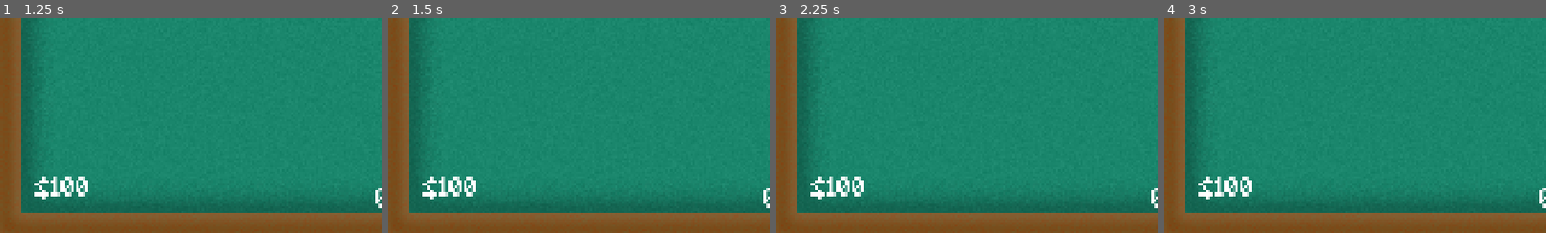
Above: before the commit, frames 1-4 (left to right).
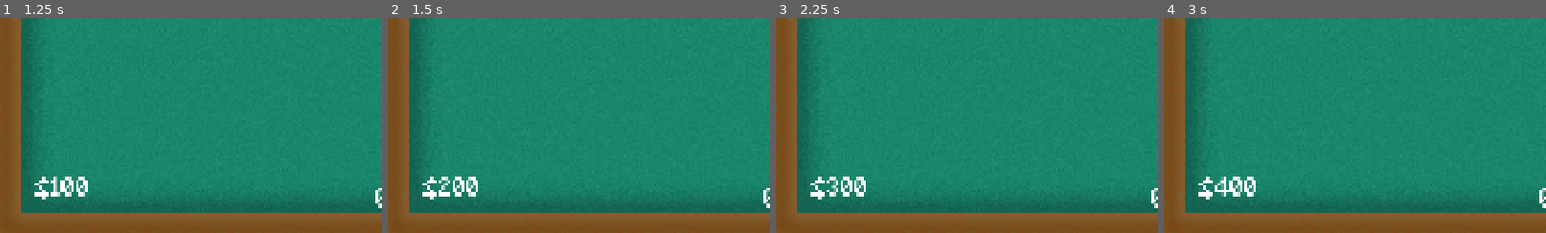
Above: after the commit, the same moments.

Repository: 7itanium/Simple-Blackjack
Game: Godot game, scene res://Scenes/table.tscn
Same seed, same stepped clock (60 frames per second), same inputs: the game is played once before the commit and once after it.
Inputs (mouse positions are % of the whole screen's width and height, from its top left):
- Up to frame 1 (1.25 s): tap Enter (Stand) at 0.5, 0.8 s; move the mouse to (72, 45) at 0.52 s; tap Space (Hit) at 0.6 s; click (72, 45) at 0.67 s
- Up to frame 2 (1.5 s): tap Escape (Reset) at 1.25 s; move the mouse to (30, 55) at 1.27 s; tap Enter (Stand) at 1.35 s; click (30, 55) at 1.42 s
- Up to frame 3 (2.25 s): tap Space (Hit) at 1.55, 2.1 s; tap Escape (Reset) at 2 s; move the mouse to (60, 28) at 2.02 s; click (60, 28) at 2.17 s
- Up to frame 4 (3 s): tap Enter (Stand) at 2.3, 2.85 s; tap Escape (Reset) at 2.75 s; move the mouse to (45, 70) at 2.77 s; click (45, 70) at 2.92 s
The pictures show only the part of the screen within x 0-50%, y 50-100%; the shares and areas given below are measured in that part.

Frame 1 is identical in both runs. In frame 2, 0.7% of the frame differs, in the area x 13-24%, y 73-84%; in frame 3, 0.7%; in frame 4, 0.8%.

Commit message:
Added hit/stand buttons

Diff:
--- a/Scenes/table.tscn
+++ b/Scenes/table.tscn
@@ -7,6 +7,7 @@
 [ext_resource type="AudioStream" uid="uid://d3o5077usji22" path="res://Sounds/SFX/card.mp3" id="5_bmd77"]
 [ext_resource type="Texture2D" uid="uid://dgo7d5h4t08ee" path="res://Sprites/Chips/Stack.png" id="6_o4lkm"]
 [ext_resource type="FontFile" uid="uid://djmf3x3u2lnfm" path="res://Fonts/Minecraft.ttf" id="6_usajj"]
+[ext_resource type="Script" uid="uid://u36by3ri1sje" path="res://Scripts/stand_hit.gd" id="6_x0duj"]
 [ext_resource type="AudioStream" uid="uid://bxlbmcvnx0g6k" path="res://Sounds/SFX/bridge.mp3" id="8_j277j"]
 [ext_resource type="Texture2D" uid="uid://dv0l6wryxbu52" path="res://Sprites/Chips/stand.png" id="9_4ntqo"]
 [ext_resource type="Texture2D" uid="uid://b610mdgwmf4xx" path="res://Sprites/Chips/Hit.png" id="10_x0duj"]
@@ -41,6 +42,20 @@
 
 [node name="ChipPileSound" type="AudioStreamPlayer2D" parent="Game Manager"]
 stream = ExtResource("4_4ntqo")
+
+[node name="Stand" type="Sprite2D" parent="Game Manager"]
+visible = false
+position = Vector2(675, 300)
+scale = Vector2(3, 3)
+texture = ExtResource("9_4ntqo")
+script = ExtResource("6_x0duj")
+
+[node name="Hit" type="Sprite2D" parent="Game Manager"]
+visible = false
+position = Vector2(575, 300)
+scale = Vector2(3, 3)
+texture = ExtResource("10_x0duj")
+script = ExtResource("6_x0duj")
 
 [node name="Table" type="Node" parent="."]
 
@@ -85,6 +100,7 @@
 theme_override_font_sizes/font_size = 63
 text = "$"
 horizontal_alignment = 1
+metadata/_edit_use_anchors_ = true
 
 [node name="dealerHandVal" type="Label" parent="Table"]
 anchors_preset = -1
@@ -98,8 +114,9 @@
 offset_bottom = -603.48
 theme_override_fonts/font = ExtResource("6_usajj")
 theme_override_font_sizes/font_size = 63
-text = "21"
+text = "Dealer must draw to 16 and stand on 17"
 horizontal_alignment = 1
+metadata/_edit_use_anchors_ = true
 
 [node name="playerHandVal" type="Label" parent="Table"]
 anchors_preset = -1
@@ -114,17 +131,6 @@
 theme_override_colors/font_color = Color(1, 1, 1, 1)
 theme_override_fonts/font = ExtResource("6_usajj")
 theme_override_font_sizes/font_size = 63
-text = "21"
+text = "0"
 horizontal_alignment = 1
-
-[node name="Stand" type="Sprite2D" parent="Table"]
-visible = false
-position = Vector2(675, 300)
-scale = Vector2(3, 3)
-texture = ExtResource("9_4ntqo")
-
-[node name="Hit" type="Sprite2D" parent="Table"]
-visible = false
-position = Vector2(575, 300)
-scale = Vector2(3, 3)
-texture = ExtResource("10_x0duj")
+metadata/_edit_use_anchors_ = true
--- a/Scripts/game_manager.gd
+++ b/Scripts/game_manager.gd
@@ -4,9 +4,8 @@
 @onready var bridge_sound: AudioStreamPlayer2D = $BridgeSound
 @onready var chip_pile_sound: AudioStreamPlayer2D = $ChipPileSound
 
-@onready var stand: Sprite2D = $"../Table/Stand"
-@onready var hit: Sprite2D = $"../Table/Hit"
-
+@onready var standButton: Sprite2D = $Stand
+@onready var hitButton: Sprite2D = $Hit
 
 @onready var player_hand_val: Label = $"../Table/playerHandVal"
 @onready var dealer_hand_val: Label = $"../Table/dealerHandVal"
@@ -31,16 +30,15 @@
 
 # Called when the node enters the scene tree for the first time.
 func _ready() -> void:
+	standButton.connect("clicked", stand)
+	hitButton.connect("clicked", hit)
 	global.money = 100
 	getBet()
 
 # Called every frame. 'delta' is the elapsed time since the previous frame.
 func _process(delta: float) -> void:
 	if Input.is_action_just_pressed("Reset"):
-		global.delt = [0,0]
-		global.end = [250, 250]
-		cards = []
-		get_tree().reload_current_scene()
+		global.money += 100
 
 	money.text = "$" + str(global.money)
 
@@ -65,15 +63,18 @@
 		else:
 			dealer_hand_val.text = str(dealerHand[0])
 
+		if isPlayerTurn:
+			standButton.visible = true
+			hitButton.visible = true
+		else:
+			standButton.visible = false
+			hitButton.visible = false
 
 		if Input.is_action_just_pressed("Hit") and isPlayerTurn == true:
-			deal_card(playerHand, false)
+			hit()
 
 		if (Input.is_action_just_pressed("Stand") or playerHand[0] == 21) and isPlayerTurn == true:
-			isPlayerTurn = false
-			if playerHand[0] == 21:
-				await get_tree().create_timer(1).timeout
-			dealerTurn()
+			stand()
 
 		if playerHand[0] > 21 and isPlayerTurn == true:
 			isPlayerTurn = false
@@ -93,6 +94,15 @@
 	bettingUI = instance
 	add_child(instance)
 
+func stand():
+	isPlayerTurn = false
+	if playerHand[0] == 21:
+		await get_tree().create_timer(1).timeout
+	dealerTurn()
+
+func hit():
+	deal_card(playerHand, false)
+
 func dealCards():
 	bettingUI.queue_free()
 	global.dealCards = false
@@ -107,8 +117,10 @@
 	deal_card(dealerHand, true)
 	await get_tree().create_timer(.2).timeout
 	deal_card(playerHand, false)
+
 	await get_tree().create_timer(.5).timeout
 	isPlayerTurn = true
+
 
 func dealChips():
 	for i in range(5):
--- /dev/null
+++ b/Scripts/stand_hit.gd
@@ -0,0 +1,9 @@
+extends Sprite2D
+
+signal clicked
+
+func _input(event):
+	if event is InputEventMouseButton:
+		if event.button_index == MOUSE_BUTTON_LEFT and event.pressed:
+			if is_pixel_opaque(get_local_mouse_position()) and visible == true:
+				emit_signal("clicked")
Not shown: 1 places in Scenes/table.tscn that only renumber resources
Not shown, added: Scripts/stand_hit.gd.uid
Not shown, changed: Sounds/SFX/chip_remove.mp3
